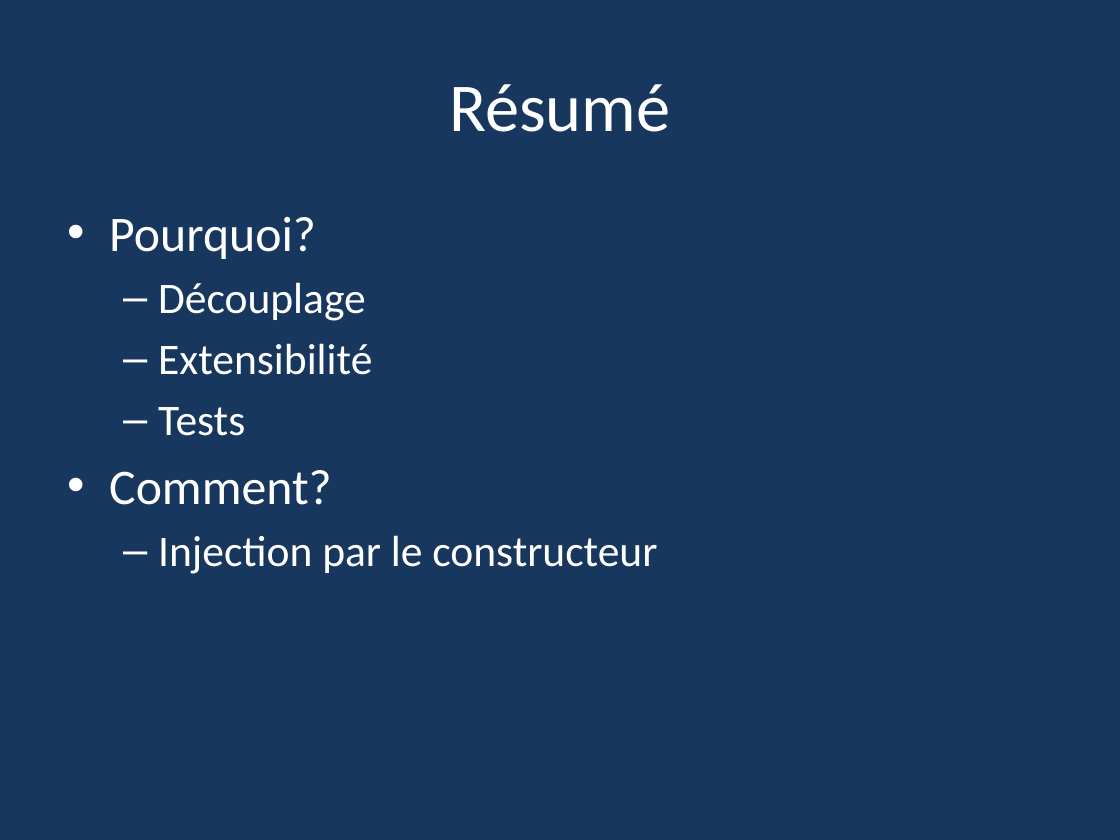
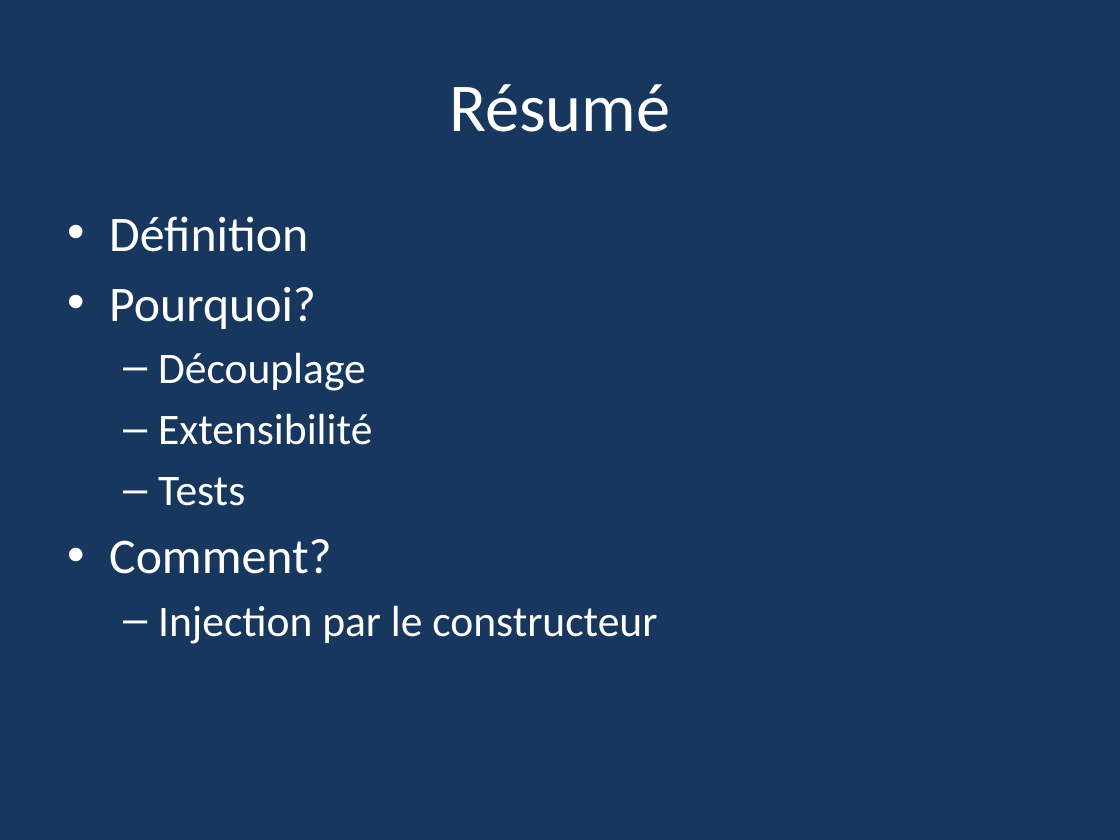
Before and after one commit to Pvlerick/DevDay2017, a slide deck: slide 15 of InjectionDeDépendances.pptx (slide 13 before the commit). Drawn at 1120x840 pixels with LibreOffice and Linux fonts; fonts in the diff are those of the drawing. Boxes give left, top, right and bottom in pixels: in the first picture for what was removed or moved away, otherwise in the second. Text is boxed around its words. In the diff, an @@ line names an element or a change of style, - is before the commit and + after.

```diff
--- a/InjectionDeDépendances.pptx
+++ b/InjectionDeDépendances.pptx
@@ text at [109,216,308,252]: paragraph added @@
+• Définition
```
Also in this commit, not shown: 5 other slides changed, 2 slides added, 1 slide removed, 6 other files.
